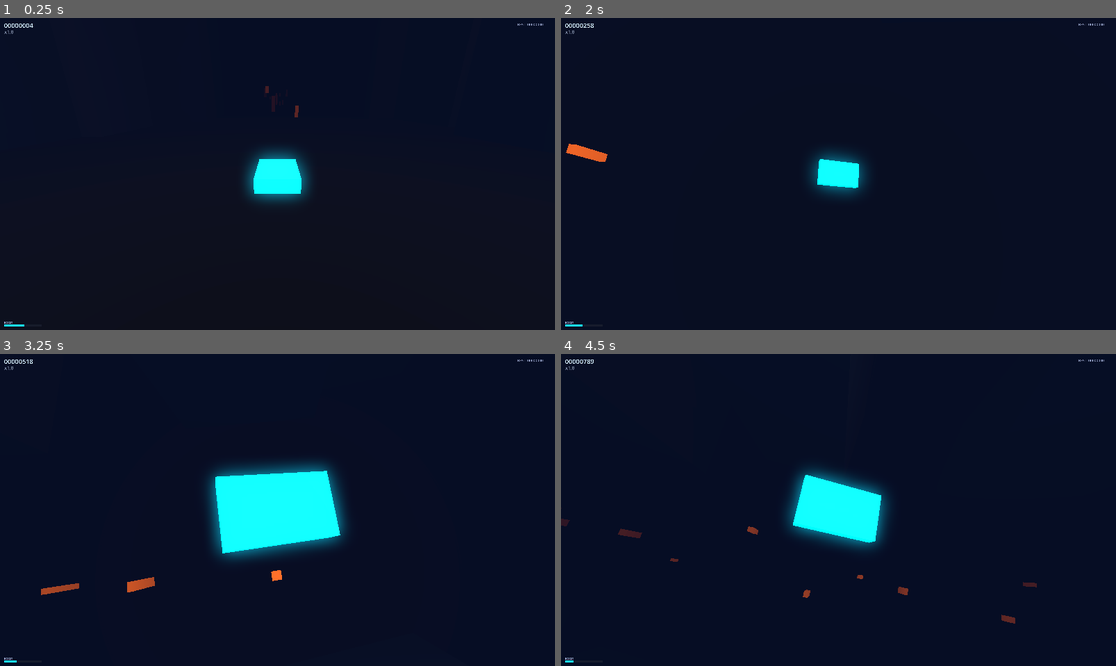
Above: before the commit, frames 1-4 (two rows, left to right).
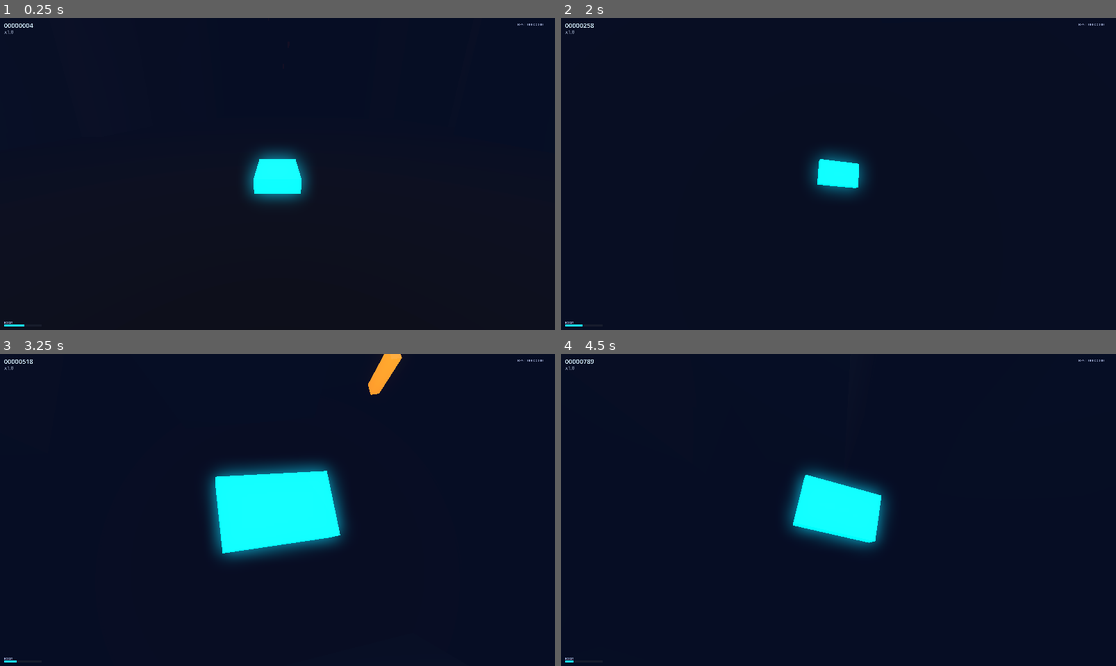
Above: after the commit, the same moments.

Repository: midas44/divepunk
Game: Godot game, scene res://scenes/main/Main.tscn
Two runs of this game, one before a commit and one after it. Both use one fixed random seed, a clock stepped at 60 frames per second and the inputs below.
Inputs (mouse positions are in pixels of both pictures, inside the frame that each line leads up to):
- Up to frame 1 (0.25 s): no input
- Up to frame 2 (2 s): move the mouse to (866, 174) at 0.52 s; hold Shift (boost) 0.53-1.28 s; hold W (steer_up) from 0.53 s (still down); tap Space at 0.77, 1.52 s; move the mouse to (810, 174) at 1.27 s; tap Q (cycle_camera) at 1.35 s
- Up to frame 3 (3.25 s): keep holding W (steer_up); move the mouse to (288, 503) at 2.02 s; hold Shift (boost) 2.03-2.78 s; move the mouse to (271, 516) at 2.77 s; tap Q (cycle_camera) at 2.85 s; tap Space at 3.02 s
- Up to frame 4 (4.5 s): keep holding W (steer_up); move the mouse to (877, 513) at 3.52 s; hold Shift (boost) 3.53-4.28 s; tap Space at 3.77 s; move the mouse to (794, 506) at 4.27 s; tap Q (cycle_camera) at 4.35 s

The runs differ from the first frame. In frame 1, less than 0.1% of the frame differs, in the area x 47-54%, y 21-32%; in frame 2, 0.2%; in frame 3, 0.7%, in the area x 7-73%, y 0-78%; in frame 4, 0.3%.

Commit message:
feat(obstacles): distribute across the full corridor cross-section (X-Y)
Static obstacles previously sat in a small central box (±50 X, 10–78 Y) — a tiny
corner of the now much larger corridor. They now spread across the full corridor
width and height: ± (corridor_half_width × obstacle_x_fraction) on X and a centred
band of (obstacle_y_fraction) of floor→ceiling on Y. ChunkManager pushes the
corridor floor/ceiling (from settings.cfg [corridor]) down to each chunk, and
game.gd wires them. RNG draw order is unchanged, so the city stays deterministic.

Co-Authored-By: Claude Opus 4.8 (1M context) <noreply@anthropic.com>

Diff:
--- a/scripts/chunk_manager.gd
+++ b/scripts/chunk_manager.gd
@@ -31,6 +31,8 @@
 
 @export_group("Corridor")
 @export var corridor_half_width: float = 120.0  ## clear flyable half-width; pushed to each chunk so buildings set back to match the ship's bound_x
+@export var corridor_floor: float = 4.0          ## corridor floor; pushed to each chunk so obstacles fill the full height
+@export var corridor_ceiling: float = 1700.0     ## corridor ceiling; pushed to each chunk so obstacles fill the full height
 
 @export_group("Debug")
 @export var log_streaming: bool = false      ## print spawn/recycle events to the console
@@ -74,6 +76,8 @@
 		c.chunk_length = chunk_length
 		c.world_scale = world_scale
 		c.corridor_half_width = corridor_half_width
+		c.corridor_floor = corridor_floor
+		c.corridor_ceiling = corridor_ceiling
 		add_child(c)
 		_pool.append(c)
 
--- a/scripts/city_chunk.gd
+++ b/scripts/city_chunk.gd
@@ -24,6 +24,8 @@
 
 @export_group("Corridor")
 @export var corridor_half_width: float = 120.0   ## clear flyable half-width (set by ChunkManager from settings.cfg [corridor] half_width)
+@export var corridor_floor: float = 4.0          ## corridor floor in metres (set by ChunkManager from [corridor] floor)
+@export var corridor_ceiling: float = 1700.0     ## corridor ceiling in metres (set by ChunkManager from [corridor] ceiling)
 
 @export_group("Buildings")
 @export var columns_per_side: int = 3            ## building rows stacked outward from the corridor
@@ -41,9 +43,8 @@
 @export var safe_chunks: int = 2                 ## first N chunks have no obstacles (a warm-up runway)
 @export var min_obstacles: int = 1               ## obstacle count at lowest difficulty (past the warm-up)
 @export var max_obstacles: int = 6               ## obstacle count at full difficulty (also the pool size)
-@export var obstacle_x_range: float = 50.0       ## obstacles span +/- this on X (inside the ship's bounds)
-@export var obstacle_y_min: float = 10.0
-@export var obstacle_y_max: float = 78.0
+@export_range(0.0, 1.0) var obstacle_x_fraction: float = 0.85  ## obstacles span ± this fraction of the corridor half-width
+@export_range(0.0, 1.0) var obstacle_y_fraction: float = 0.85  ## ...and this fraction of the floor→ceiling height, centred
 @export var obstacle_min_size: Vector3 = Vector3(4.0, 6.0, 4.0)
 @export var obstacle_max_size: Vector3 = Vector3(12.0, 44.0, 12.0)
 
@@ -149,11 +150,15 @@
 			rng.randf_range(obstacle_min_size.y, obstacle_max_size.y),
 			rng.randf_range(obstacle_min_size.z, obstacle_max_size.z)
 		)
-		# Spread the active obstacles along the chunk's length, jittered within their slot.
+		# Spread the active obstacles along the chunk's length, jittered within their slot,
+		# and across the FULL corridor cross-section on X and Y (not just a central box).
 		var slot: float = (float(i) + rng.randf_range(0.2, 0.8)) / float(maxi(count, 1))
+		var x_span: float = corridor_half_width * obstacle_x_fraction
+		var y_lo: float = lerpf(corridor_floor, corridor_ceiling, 0.5 - 0.5 * obstacle_y_fraction)
+		var y_hi: float = lerpf(corridor_floor, corridor_ceiling, 0.5 + 0.5 * obstacle_y_fraction)
 		var pos := Vector3(
-			rng.randf_range(-obstacle_x_range, obstacle_x_range),
-			rng.randf_range(obstacle_y_min, obstacle_y_max),
+			rng.randf_range(-x_span, x_span),
+			rng.randf_range(y_lo, y_hi),
 			-slot * chunk_length
 		)
 		ob.position = pos
--- a/scripts/game.gd
+++ b/scripts/game.gd
@@ -98,6 +98,8 @@
 	_mgr.log_streaming = bool(_cfg_value("debug", "log_streaming", false))
 	_mgr.world_scale = float(_cfg_value("game", "scale", 2.0))
 	_mgr.corridor_half_width = float(_cfg_value("corridor", "half_width", _mgr.corridor_half_width))
+	_mgr.corridor_floor = float(_cfg_value("corridor", "floor", _mgr.corridor_floor))
+	_mgr.corridor_ceiling = float(_cfg_value("corridor", "ceiling", _mgr.corridor_ceiling))
 	add_child(_mgr)
 	_mgr.set_target(_ship)
 
